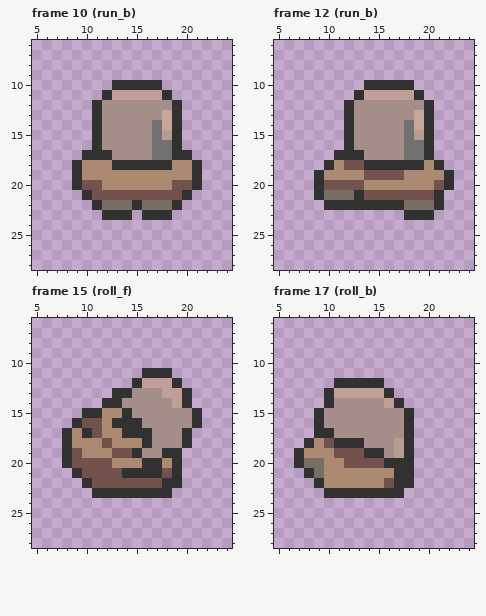
Edited in one commit: pixel-art file (DungeonCrawler/assets/player/player.aseprite). Above is the file before it was changed.
32x32 pixels, 22 frames. Shown: frame 10 (run_b): x 5..24, y 6..28; frame 12 (run_b): x 5..24, y 6..28; frame 15 (roll_f): x 5..24, y 6..28; frame 17 (roll_b): x 5..24, y 6..28. The commit also changed other frames, which this record leaves out.
After:
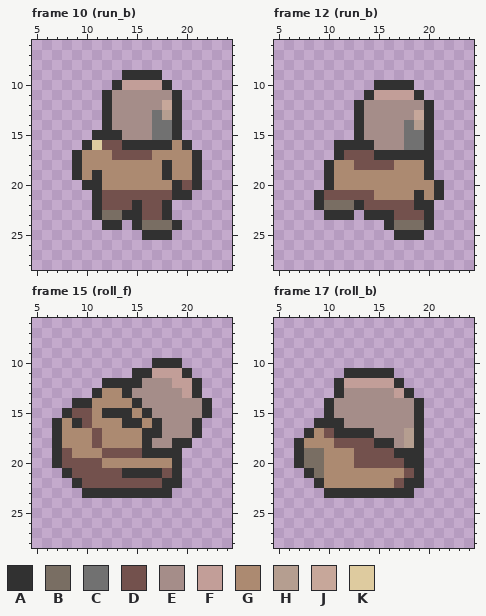
Palette (. is transparent): A #313131  B #796e63  C #717171  D #73514d  E #a58d89  F #c29e98  G #ac8a71  H #b59e90  J #c7a79a  K #decb9f
The edit:
layer "body" now hidden
layer "head" now hidden
layer "body Copy" added
layer "head Copy" added
--- frame 10 (run_b)
@@ x 5..24 @@
  8 ....................
- 9 ....................
-10 ........AAAAA.......
-11 .......AFFFFFA......
-12 ......AEEEEEEEA.....
-13 ......AEEEEEEJA.....
-14 ......AEEEEECJA.....
-15 ......AEEEEECHA.....
-16 ......AEEEEECCA.....
-17 .....AAAEEEECCAA....
-18 ....AGGGAAAAAAGGA...
-19 ....AGGGGGGGGGGGA...
-20 ....ADDGGGGGGGDDA...
-21 .....ADDDDDDDDDA....
-22 ......ABBBABBBA.....
-23 .......AAA.AAA......
-24 ....................
-25 ....................
+ 9 .........AAAA.......
+10 ........AFFFFA......
+11 .......AEEEEEEA.....
+12 .......AEEEEEJA.....
+13 .......AEEEECHA.....
+14 .......AEEEECCA.....
+15 ......AAAEEECCA.....
+16 .....AKDDAAAAAGA....
+17 ....AGGGDDDDGGGGA...
+18 ....AGGGGGGGGAGGA...
+19 ....AGAGGGGGGAGGA...
+20 .....AAGGGGGGGADA...
+21 ......ADDDDDDDAA....
+22 ......ADDDADDA......
+23 ......ABBAADDA......
+24 .......AA.ABBBA.....
+25 ...........AAA......
 26 ....................
--- frame 12 (run_b)
@@ x 5..24 @@
  9 ....................
-10 .........AAAAA......
-11 ........AFFFFFA.....
-12 .......AEEEEEEEA....
-13 .......AEEEEEEJA....
-14 .......AEEEEECJA....
-15 .......AEEEEECHA....
-16 .......AEEEEECCA....
-17 ......AAAEEEECCA....
-18 .....AGDDAAAAAAGA...
-19 ....AGGGGDDDDGGGGA..
-20 ....ADDDDGGGGGGGDA..
-21 ....ABBBADDDDDDDA...
-22 .....AAAAAAAABBBA...
-23 .............AAA....
-24 ....................
-25 ....................
+10 ..........AAAA......
+11 .........AFFFFA.....
+12 ........AEEEEEEA....
+13 ........AEEEEEJA....
+14 ........AEEEECHA....
+15 ........AEEEECCA....
+16 ......AAAAEEECCA....
+17 ......ADDDAAAAAA....
+18 .....AGGDDDDGGGA....
+19 .....AGGGGGGGGGA....
+20 .....AGGGGGGGGGGA...
+21 ....ADDDDDGGGGAGA...
+22 ....ABBBADDDDDAA....
+23 .....AAA.AAADDDA....
+24 ...........ABBBA....
+25 ............AAA.....
 26 ....................
--- frame 15 (roll_f), layers "head Copy", "body Copy"
@@ x 5..24 @@
  9 ....................
-10 ....................
-11 ...........AAA......
-12 ..........AFFFA.....
-13 ........AAEEEFFA....
-14 .......AAEEEEEFA....
-15 .....AAGGAEEEEEEA...
-16 ....ADDGAAAEEEEEA...
-17 ...AGADGGAAAEEEA....
-18 ...AGGGDGGGAEEEA....
-19 ...ADGGGDDAEEAA.....
-20 ...ADDDDGGGAAGA.....
-21 ....ADDDDAAAADA.....
-22 .....ADDDDDDDAA.....
-23 ......AAAAAAAA......
+10 ............AAA.....
+11 ..........AAFFFA....
+12 .......AAAAEEEFFA...
+13 ......AGGAEEEEEFA...
+14 ....AAGGGGAEEEEEEA..
+15 ...ADDGAAAGAEEEEEA..
+16 ..AGADGGGAAGAEEEA...
+17 ..AGGGDGGGGAAEEEA...
+18 ..AGGGDGGGGAEEAA....
+19 ..ADGGGDDDDAAAA.....
+20 ..ADDDDGGGGGGGA.....
+21 ...ADDDDDAAAADA.....
+22 ....ADDDDDDDDAA.....
+23 .....AAAAAAAAA......
 24 ....................
--- frame 17 (roll_b)
@@ x 5..24 @@
 10 ....................
-11 ....................
-12 ......AAAAA.........
-13 .....AFFFFFA........
-14 .....AEEEEEFA.......
-15 ....AEEEEEEEEA......
-16 ....AEEEEEEEEA......
-17 ....AAEEEEEEEA......
-18 ...AGDAAAEEEHA......
-19 ..AGGGDDDAAEHA......
-20 ..ABBGGDDDDAAA......
-21 ...ABGGGGGGGAA......
-22 ....AGGGGGGDAA......
-23 .....AAAAAAAA.......
+11 .......AAAAA........
+12 ......AFFFFFA.......
+13 ......AEEEEEFA......
+14 .....AEEEEEEEEA.....
+15 .....AEEEEEEEEA.....
+16 ....AAAEEEEEEEA.....
+17 ...AGDAAAAEEEHA.....
+18 ..AGGGDDDDAAEHA.....
+19 ..ABBGGGDDDDAAA.....
+20 ..ABBGGGDDDDDAA.....
+21 ...ABGGGGGGGGDA.....
+22 ....AGGGGGGGDAA.....
+23 .....AAAAAAAAA......
 24 ....................
